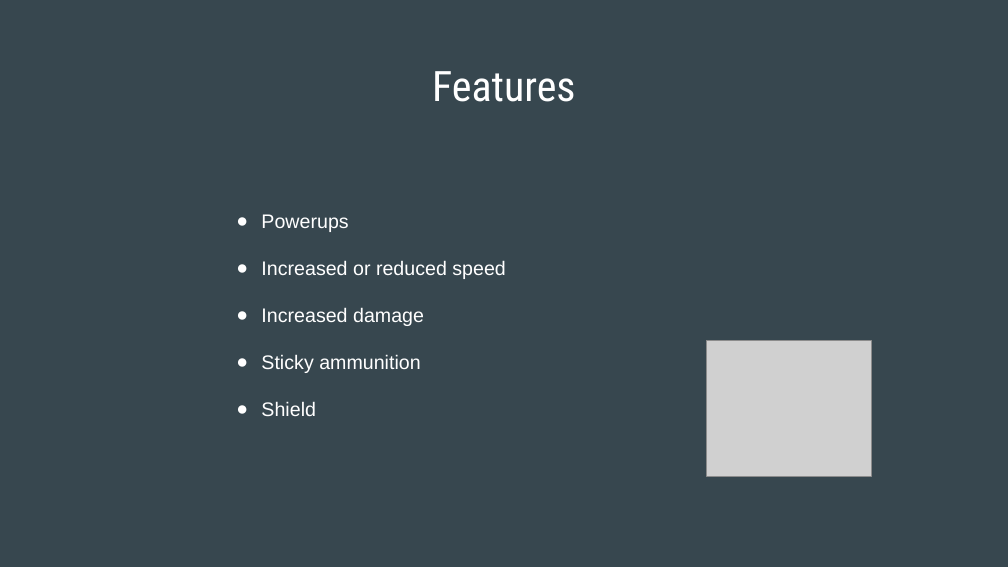
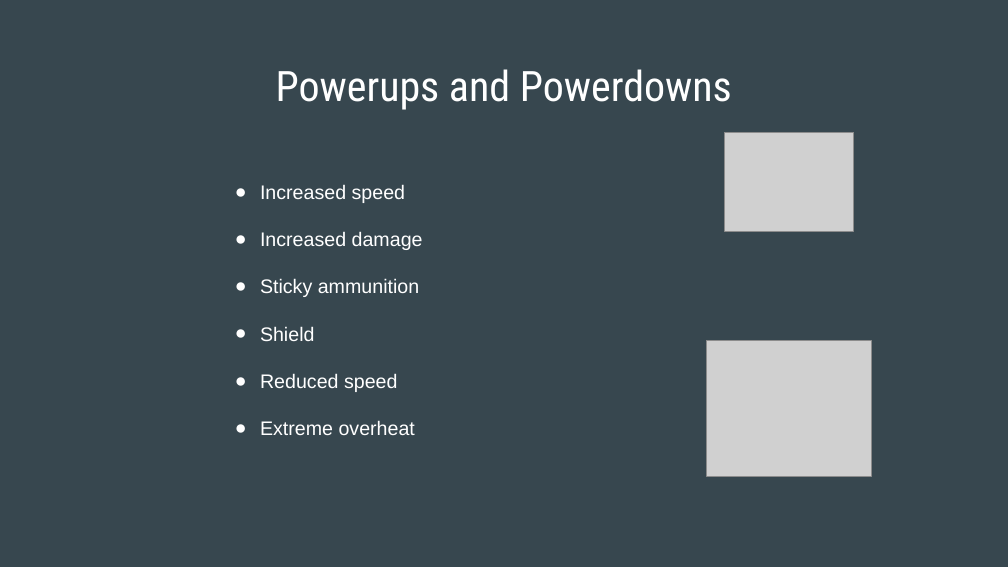
Before and after one commit to allerulez/ctf, a slide deck: slide 4 of TDDD63 - Perspective in Computer Science and Computer Engineering.pptx (slide 5 before the commit). Drawn at 1008x567 pixels with LibreOffice and Linux fonts; fonts in the diff are those of the drawing; grey boxes stand for pictures. Boxes give left, top, right and bottom in pixels: in the first picture for what was removed or moved away, otherwise in the second. Text is boxed around its words. In the diff, an @@ line names an element or a change of style, - is before the commit and + after.

```diff
--- a/TDDD63 - Perspective in Computer Science and Computer Engineering.pptx
+++ b/TDDD63 - Perspective in Computer Science and Computer Engineering.pptx
@@ title at [276,69,732,110]: text changed @@
-Features
+Powerups and Powerdowns
@@ text "Increased speed": place and size @@
-text "Increased speed" at [261,214,505,416]
+text "Increased speed" at [260,184,423,435]
@@ picture added at [725,132,854,231] @@
@@ text at [260,184,405,203]: text changed @@
-● Powerups
-● Increased or reduced speed
+● Increased speed
@@ text at [260,373,415,435]: paragraphs added @@
+● Reduced speed
+● Extreme overheat
```
Also in this commit, not shown: 1 other slide changed, 3 slides added, 3 slides removed, 2 other files.
